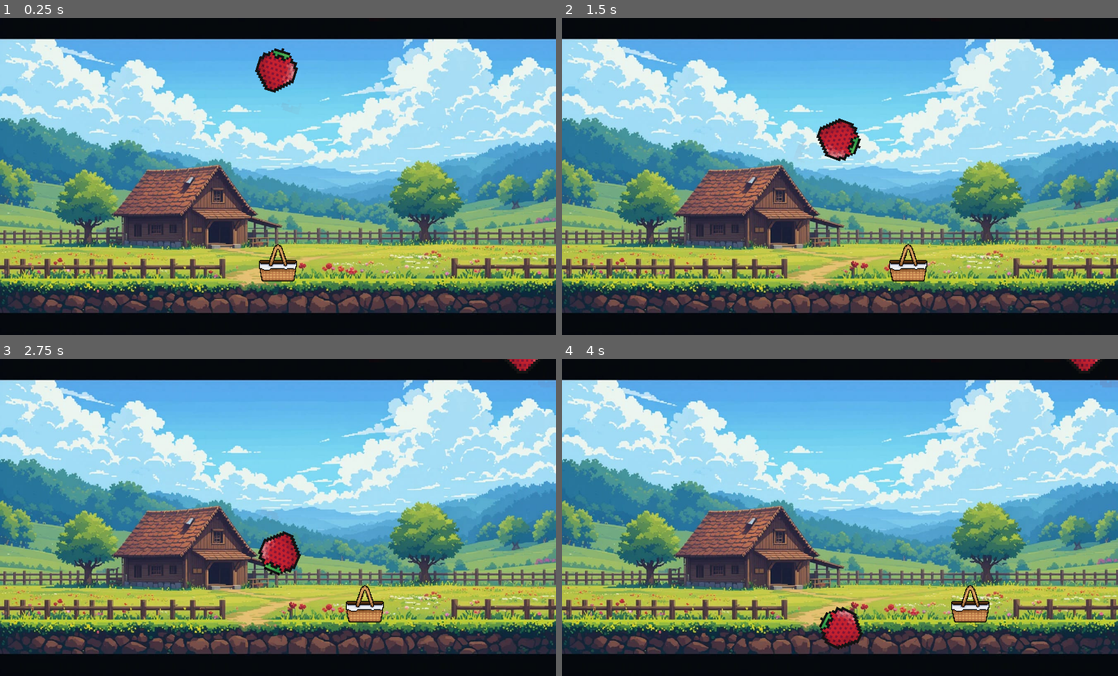
Above: before the commit, frames 1-4 (two rows, left to right).
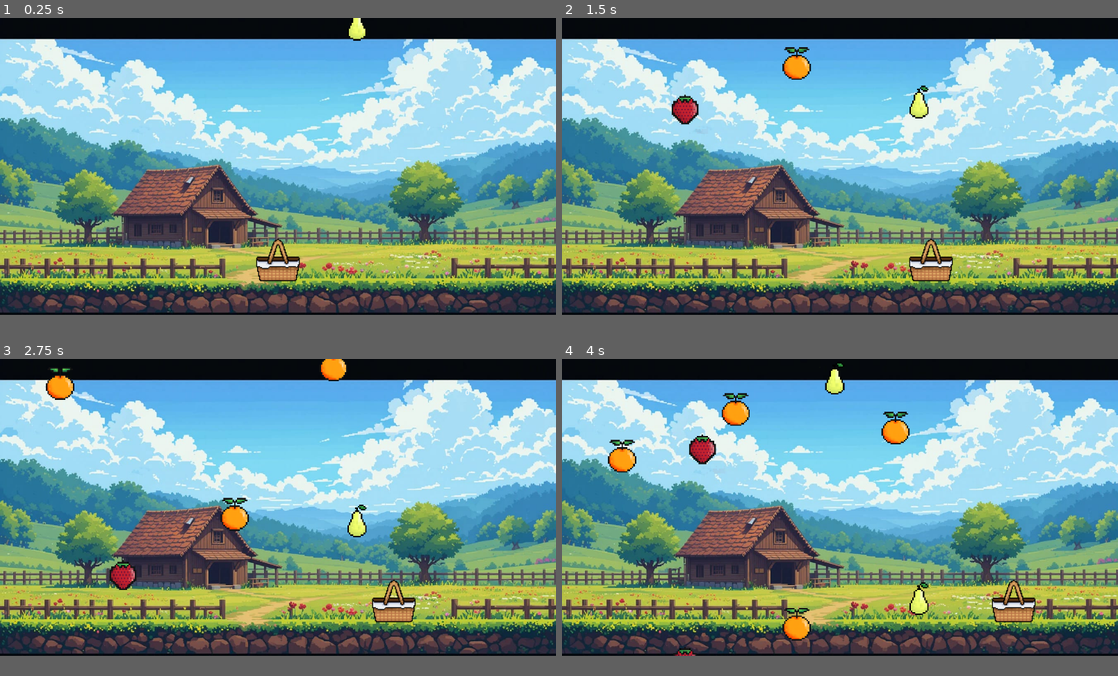
Above: after the commit, the same moments.

Repository: DevCadion/Projeto-Game-Collectors
Game: Godot game, scene res://scens/game.tscn
Two runs of this game, one before a commit and one after it. Both use one fixed random seed, a clock stepped at 60 frames per second and the inputs below. This scene is started directly instead of the project's main scene.
Inputs:
- Up to frame 1 (0.25 s): no input
- Up to frame 2 (1.5 s): hold D (direita) 0.53-1.28 s; hold A (esquerda) from 1.28 s (still down)
- Up to frame 3 (2.75 s): release A (esquerda) at 2.03 s; hold D (direita) from 2.03 s (still down)
- Up to frame 4 (4 s): release D (direita) at 3.53 s; hold A (esquerda) from 3.53 s (still down)
In our replay, the window is 800x457 before the commit and 800x428 after it. These sizes can differ from the game's own. Grey fills any space a smaller window leaves; there, only what the larger window draws over its background counts as a difference.

The runs differ from the first frame. In frame 1, 2.7% of the frame differs, in the area x 0-100%, y 0-93%; in frame 2, 3.9%; in frame 3, 4.7%; in frame 4, 5.7%, in the area x 0-100%, y 0-94%.

Commit message:
game in

Diff:
--- a/project.godot
+++ b/project.godot
@@ -17,7 +17,7 @@
 [display]
 
 window/size/viewport_width=1344
-window/size/viewport_height=768
+window/size/viewport_height=720
 
 [input]
 
@@ -29,6 +29,16 @@
 direita={
 "deadzone": 0.2,
 "events": [Object(InputEventKey,"resource_local_to_scene":false,"resource_name":"","device":-1,"window_id":0,"alt_press …(192 unchanged characters)…
+]
+}
+right={
+"deadzone": 0.2,
+"events": [null, Object(InputEventKey,"resource_local_to_scene":false,"resource_name":"","device":-1,"window_id":0,"alt_pressed":false,"shift_pressed":false,"ctrl_pressed":false,"meta_pressed":false,"pressed":false,"keycode":0,"physical_keycode":68,"key_label":0,"unicode":100,"location":0,"echo":false,"script":null)
+]
+}
+left={
+"deadzone": 0.2,
+"events": [Object(InputEventKey,"resource_local_to_scene":false,"resource_name":"","device":-1,"window_id":0,"alt_pressed":false,"shift_pressed":false,"ctrl_pressed":false,"meta_pressed":false,"pressed":false,"keycode":0,"physical_keycode":65,"key_label":0,"unicode":97,"location":0,"echo":false,"script":null)
 ]
 }
 
--- a/scens/game.tscn
+++ b/scens/game.tscn
@@ -1,15 +1,10 @@
-[gd_scene load_steps=7 format=3 uid="uid://o7p1mm6x1n1t"]
+[gd_scene load_steps=5 format=3 uid="uid://o7p1mm6x1n1t"]
 
 [ext_resource type="Texture2D" uid="uid://ct5ojkl3d0oaj" path="res://sprites/game.jpeg" id="1_7lg5d"]
 [ext_resource type="Script" uid="uid://b4wwdgeovmwtv" path="res://scripts/game.gd" id="1_ulfje"]
-[ext_resource type="PackedScene" uid="uid://cqt2qgswhqwpu" path="res://scens/player.tscn" id="3_xahwf"]
-[ext_resource type="PackedScene" uid="uid://dc0y3ndnxxu3y" path="res://scens/fruts.tscn" id="4_3an71"]
+[ext_resource type="PackedScene" uid="uid://devy2qvwgl5wa" path="res://scens/player.tscn" id="3_xahwf"]
 
-[sub_resource type="RectangleShape2D" id="RectangleShape2D_ulfje"]
-size = Vector2(1419.75, 144)
-
-[sub_resource type="RectangleShape2D" id="RectangleShape2D_xahwf"]
-size = Vector2(37.5, 604.188)
+[sub_resource type="Theme" id="Theme_xahwf"]
 
 [node name="Game" type="Node2D"]
 script = ExtResource("1_ulfje")
@@ -18,55 +13,19 @@
 texture = ExtResource("1_7lg5d")
 centered = false
 
-[node name="skay" type="Area2D" parent="."]
-collision_layer = 8
-collision_mask = 0
-
-[node name="CollisionShape2D" type="CollisionShape2D" parent="skay"]
-position = Vector2(672.25, -22)
-shape = SubResource("RectangleShape2D_ulfje")
-debug_color = Color(0.158364, 0.517952, 1, 0.42)
-
-[node name="full" type="Area2D" parent="."]
-collision_layer = 16
-collision_mask = 2
-
-[node name="CollisionShape2D" type="CollisionShape2D" parent="full"]
-position = Vector2(671.875, 726)
-shape = SubResource("RectangleShape2D_ulfje")
-debug_color = Color(0.977425, 0, 0.404218, 0.42)
-
-[node name="WallRith" type="StaticBody2D" parent="."]
-collision_layer = 4
-
-[node name="CollisionShape2D" type="CollisionShape2D" parent="WallRith"]
-position = Vector2(-19, 351.812)
-shape = SubResource("RectangleShape2D_xahwf")
-
-[node name="WallLaft" type="StaticBody2D" parent="."]
-collision_layer = 4
-
-[node name="CollisionShape2D" type="CollisionShape2D" parent="WallLaft"]
-position = Vector2(1363.25, 352.094)
-shape = SubResource("RectangleShape2D_xahwf")
-
-[node name="Player" parent="." instance=ExtResource("3_xahwf")]
-position = Vector2(672, 600)
-collision_mask = 6
-
 [node name="Positions" type="Node2D" parent="."]
 
 [node name="Pos-1" type="Marker2D" parent="Positions"]
 position = Vector2(769, -227)
 
 [node name="Pos-2" type="Marker2D" parent="Positions"]
-position = Vector2(347, -173)
+position = Vector2(372, -83)
 
 [node name="Pos-3" type="Marker2D" parent="Positions"]
 position = Vector2(608, -143)
 
 [node name="Pos-4" type="Marker2D" parent="Positions"]
-position = Vector2(131, -143)
+position = Vector2(165, -22)
 
 [node name="Pos-5" type="Marker2D" parent="Positions"]
 position = Vector2(448, -227)
@@ -84,13 +43,22 @@
 position = Vector2(852, -83)
 
 [node name="Pos-10" type="Marker2D" parent="Positions"]
-position = Vector2(244, -227)
+position = Vector2(257, -173)
 
-[node name="TimerSpaw" type="Timer" parent="."]
-wait_time = 0.5
-autostart = true
+[node name="player" parent="." instance=ExtResource("3_xahwf")]
+position = Vector2(672, 595)
 
-[node name="Fruts" parent="." instance=ExtResource("4_3an71")]
-position = Vector2(672, 91)
+[node name="score" type="RichTextLabel" parent="."]
+offset_left = 1125.0
+offset_top = 70.0
+offset_right = 1185.0
+offset_bottom = 110.0
+theme = SubResource("Theme_xahwf")
+text = "0"
+tab_size = 8
 
-[connection signal="timeout" from="TimerSpaw" to="." method="_on_timer_spaw_timeout"]
+[node name="ColorRect" type="ColorRect" parent="."]
+offset_top = 722.0
+offset_right = 1344.0
+offset_bottom = 762.0
+color = Color(0, 0, 0, 1)
--- /dev/null
+++ b/scens/grape.tscn
@@ -0,0 +1,30 @@
+[gd_scene load_steps=4 format=3 uid="uid://otixm5ggjuf2"]
+
+[ext_resource type="Script" uid="uid://dx03b4yvboj3" path="res://scripts/grape.gd" id="1_8iu72"]
+[ext_resource type="Texture2D" uid="uid://delfb514kal2g" path="res://sprites/frutas/grape.png" id="2_8iu72"]
+
+[sub_resource type="CapsuleShape2D" id="CapsuleShape2D_0u1sk"]
+radius = 27.0
+height = 84.0
+
+[node name="grape" type="Area2D" groups=["frutas"]]
+collision_layer = 2
+collision_mask = 17
+script = ExtResource("1_8iu72")
+
+[node name="Sprite2D" type="Sprite2D" parent="."]
+scale = Vector2(0.1, 0.1)
+texture = ExtResource("2_8iu72")
+
+[node name="CollisionShape2D" type="CollisionShape2D" parent="."]
+shape = SubResource("CapsuleShape2D_0u1sk")
+debug_color = Color(0.65309, 0.512769, 0.213187, 0.42)
+
+[node name="VisibleOnScreenEnabler2D" type="VisibleOnScreenEnabler2D" parent="."]
+
+[node name="TimerDelete" type="Timer" parent="."]
+wait_time = 100.0
+
+[connection signal="area_entered" from="." to="." method="_on_grape_area_entered"]
+[connection signal="screen_exited" from="VisibleOnScreenEnabler2D" to="." method="_on_visible_on_screen_enabler_2d_screen_exited"]
+[connection signal="timeout" from="TimerDelete" to="." method="_on_timer_delete_timeout"]
--- /dev/null
+++ b/scens/morango.tscn
@@ -0,0 +1,29 @@
+[gd_scene load_steps=4 format=3 uid="uid://dc0y3ndnxxu3y"]
+
+[ext_resource type="Script" uid="uid://dvrivldv2g53n" path="res://scripts/morango.gd" id="1_28ske"]
+[ext_resource type="Texture2D" uid="uid://dilamt2sfppog" path="res://sprites/frutas/strawberry.png" id="1_cbxxw"]
+
+[sub_resource type="CapsuleShape2D" id="CapsuleShape2D_0u1sk"]
+radius = 27.0
+height = 84.0
+
+[node name="morango" type="Area2D" groups=["frutas"]]
+collision_layer = 2
+collision_mask = 17
+script = ExtResource("1_28ske")
+
+[node name="Sprite2D" type="Sprite2D" parent="."]
+scale = Vector2(0.1, 0.1)
+texture = ExtResource("1_cbxxw")
+
+[node name="CollisionShape2D" type="CollisionShape2D" parent="."]
+shape = SubResource("CapsuleShape2D_0u1sk")
+debug_color = Color(0.65309, 0.512769, 0.213187, 0.42)
+
+[node name="VisibleOnScreenEnabler2D" type="VisibleOnScreenEnabler2D" parent="."]
+
+[node name="TimerDelete" type="Timer" parent="."]
+wait_time = 100.0
+
+[connection signal="screen_exited" from="VisibleOnScreenEnabler2D" to="." method="_on_visible_on_screen_enabler_2d_screen_exited"]
+[connection signal="timeout" from="TimerDelete" to="." method="_on_timer_delete_timeout"]
--- /dev/null
+++ b/scens/orange.tscn
@@ -0,0 +1,30 @@
+[gd_scene load_steps=4 format=3 uid="uid://c3d17emqqneyy"]
+
+[ext_resource type="Script" uid="uid://dynglxlptt6i4" path="res://scripts/orange.gd" id="1_5thdb"]
+[ext_resource type="Texture2D" uid="uid://dd2vmluhtqk8k" path="res://sprites/frutas/orange.png" id="2_5thdb"]
+
+[sub_resource type="CapsuleShape2D" id="CapsuleShape2D_0u1sk"]
+radius = 27.0
+height = 84.0
+
+[node name="orange" type="Area2D" groups=["frutas"]]
+collision_layer = 2
+collision_mask = 17
+script = ExtResource("1_5thdb")
+
+[node name="Sprite2D" type="Sprite2D" parent="."]
+scale = Vector2(0.1, 0.1)
+texture = ExtResource("2_5thdb")
+
+[node name="CollisionShape2D" type="CollisionShape2D" parent="."]
+shape = SubResource("CapsuleShape2D_0u1sk")
+debug_color = Color(0.65309, 0.512769, 0.213187, 0.42)
+
+[node name="VisibleOnScreenEnabler2D" type="VisibleOnScreenEnabler2D" parent="."]
+
+[node name="TimerDelete" type="Timer" parent="."]
+wait_time = 100.0
+
+[connection signal="area_entered" from="." to="." method="_on_orange_area_entered"]
+[connection signal="screen_exited" from="VisibleOnScreenEnabler2D" to="." method="_on_visible_on_screen_enabler_2d_screen_exited"]
+[connection signal="timeout" from="TimerDelete" to="." method="_on_timer_delete_timeout"]
--- a/scens/fruts.tscn
+++ b/scens/pear.tscn
@@ -1,20 +1,20 @@
-[gd_scene load_steps=4 format=3 uid="uid://dc0y3ndnxxu3y"]
+[gd_scene load_steps=4 format=3 uid="uid://bdi7y6o3pj3f2"]
 
-[ext_resource type="Script" uid="uid://iplikf6gyx4g" path="res://scripts/fruts.gd" id="1_0u1sk"]
-[ext_resource type="Texture2D" uid="uid://dilamt2sfppog" path="res://sprites/frutas/strawberry.png" id="1_cbxxw"]
+[ext_resource type="Script" uid="uid://but4hkkhvmel3" path="res://scripts/pear.gd" id="1_id5o0"]
+[ext_resource type="Texture2D" uid="uid://devxbt82ynshl" path="res://sprites/frutas/pear.png" id="2_id5o0"]
 
 [sub_resource type="CapsuleShape2D" id="CapsuleShape2D_0u1sk"]
 radius = 27.0
 height = 84.0
 
-[node name="Fruts" type="Area2D"]
+[node name="Pear" type="Area2D" groups=["frutas"]]
 collision_layer = 2
 collision_mask = 17
-script = ExtResource("1_0u1sk")
+script = ExtResource("1_id5o0")
 
 [node name="Sprite2D" type="Sprite2D" parent="."]
-scale = Vector2(0.15, 0.15)
-texture = ExtResource("1_cbxxw")
+scale = Vector2(0.1, 0.1)
+texture = ExtResource("2_id5o0")
 
 [node name="CollisionShape2D" type="CollisionShape2D" parent="."]
 shape = SubResource("CapsuleShape2D_0u1sk")
@@ -25,5 +25,6 @@
 [node name="TimerDelete" type="Timer" parent="."]
 wait_time = 100.0
 
+[connection signal="area_entered" from="." to="." method="_on_pear_area_entered"]
 [connection signal="screen_exited" from="VisibleOnScreenEnabler2D" to="." method="_on_visible_on_screen_enabler_2d_screen_exited"]
 [connection signal="timeout" from="TimerDelete" to="." method="_on_timer_delete_timeout"]
--- /dev/null
+++ b/scens/pineapple.tscn
@@ -0,0 +1,30 @@
+[gd_scene load_steps=4 format=3 uid="uid://dihqs6s5gkqk8"]
+
+[ext_resource type="Script" uid="uid://bgrpswrl4veid" path="res://scripts/pineapple.gd" id="1_2wubi"]
+[ext_resource type="Texture2D" uid="uid://dd2vmluhtqk8k" path="res://sprites/frutas/orange.png" id="2_eloku"]
+
+[sub_resource type="CapsuleShape2D" id="CapsuleShape2D_0u1sk"]
+radius = 27.0
+height = 84.0
+
+[node name="pineapple" type="Area2D" groups=["frutas"]]
+collision_layer = 2
+collision_mask = 17
+script = ExtResource("1_2wubi")
+
+[node name="Sprite2D" type="Sprite2D" parent="."]
+scale = Vector2(0.1, 0.1)
+texture = ExtResource("2_eloku")
+
+[node name="CollisionShape2D" type="CollisionShape2D" parent="."]
+shape = SubResource("CapsuleShape2D_0u1sk")
+debug_color = Color(0.65309, 0.512769, 0.213187, 0.42)
+
+[node name="VisibleOnScreenEnabler2D" type="VisibleOnScreenEnabler2D" parent="."]
+
+[node name="TimerDelete" type="Timer" parent="."]
+wait_time = 100.0
+
+[connection signal="area_entered" from="." to="." method="_on_pineapple_area_entered"]
+[connection signal="screen_exited" from="VisibleOnScreenEnabler2D" to="." method="_on_visible_on_screen_enabler_2d_screen_exited"]
+[connection signal="timeout" from="TimerDelete" to="." method="_on_timer_delete_timeout"]
--- a/scens/player.tscn
+++ b/scens/player.tscn
@@ -1,17 +1,17 @@
-[gd_scene load_steps=4 format=3 uid="uid://cqt2qgswhqwpu"]
+[gd_scene load_steps=3 format=3 uid="uid://devy2qvwgl5wa"]
 
-[ext_resource type="Texture2D" uid="uid://csk55xnjmhry8" path="res://sprites/player.png" id="1_0sssh"]
-[ext_resource type="Script" uid="uid://cinteb1ma5yco" path="res://scripts/player.gd" id="1_6nulb"]
+[ext_resource type="Texture2D" uid="uid://csk55xnjmhry8" path="res://sprites/player.png" id="1_4flbx"]
 
-[sub_resource type="RectangleShape2D" id="RectangleShape2D_6nulb"]
-size = Vector2(92, 52.5)
+[sub_resource type="RectangleShape2D" id="RectangleShape2D_4flbx"]
+size = Vector2(49, 30)
 
-[node name="Player" type="CharacterBody2D"]
-script = ExtResource("1_6nulb")
+[node name="player" type="Area2D"]
+scale = Vector2(2, 2)
 
-[node name="CollisionShape2D" type="CollisionShape2D" parent="."]
-position = Vector2(0, 11.75)
-shape = SubResource("RectangleShape2D_6nulb")
+[node name="sprite" type="Sprite2D" parent="."]
+scale = Vector2(0.570312, 0.570312)
+texture = ExtResource("1_4flbx")
 
-[node name="Sprite2D" type="Sprite2D" parent="."]
-texture = ExtResource("1_0sssh")
+[node name="shape" type="CollisionShape2D" parent="."]
+position = Vector2(-0.5, 5)
+shape = SubResource("RectangleShape2D_4flbx")
--- a/scripts/fruts.gd
+++ /dev/null
@@ -1,17 +0,0 @@
-extends Area2D
-
-@export var speed = 140
-@export var rotation_speed = 1.3
-@onready var timer_delete = $TimerDelete
-
-func _process(delta):
-	global_position.y += speed * delta
-	rotation += rotation_speed * delta
-
-
-func _on_visible_on_screen_enabler_2d_screen_exited() -> void:
-	print("saiu mano")
-	timer_delete.start()
-
-func _on_timer_delete_timeout() -> void:
-	queue_free()
--- a/scripts/game.gd
+++ b/scripts/game.gd
@@ -1,33 +1,66 @@
 extends Node2D
 
-var fruit_scene = preload("res://scens/fruts.tscn")
-@onready var positions = $Positions
-var last_position
+var pl_speed = 400
 
-var game_started = false # Nova variável para saber se o jogo começou
+var score = 0
 
-func _ready() -> void:
-	game_started = true # Marca que o jogo já começou (você pode controlar isso melhor depois se quiser)
-	spawn_fruit() # Spawn inicial
 
-func _on_timer_spaw_timeout() -> void:
-	spawn_fruit()
+@onready var morango = preload("res://scens/morango.tscn")
+@onready var grape = preload("res://scens/grape.tscn")
+@onready var orange = preload("res://scens/orange.tscn")
+@onready var pear = preload("res://scens/pear.tscn")
+@onready var pineapple = preload("res://scens/pineapple.tscn")
 
-func spawn_fruit():
-	if not game_started:
-		return # Se o jogo não começou, não faz nada
+@onready var fruits = [morango, grape, orange, pear, pineapple];
 
-	var positions_list = positions.get_children()
-	if positions_list.is_empty():
-		print("Nenhuma posição disponível para spawnar frutas.")
-		return
+var min_speed = 100
+var max_speed = 250
 
-	var spawn_position = positions_list.pick_random()
+var fruits_inst
 
-	if spawn_position != last_position:
-		var fruit_instance = fruit_scene.instantiate()
-		fruit_instance.global_position = spawn_position.global_position
-		add_child(fruit_instance)
-		last_position = spawn_position
-	else:
-		spawn_fruit() # Só tenta spawnar de novo se caiu na mesma posição
+var timer = 0
+var more_fruits = 50
+var timer_vel = 0
+
+
+func _ready():
+	randomize()
+	pass
+
+func _physics_process(delta):
+	move_player(delta)
+
+	timer += delta
+	if timer >= randi() %more_fruits:
+		fruits_spawn()
+		timer = 0
+	level_inc(delta)
+
+	$score.text = str(score)
+
+
+
+func move_player(delta):
+	var direction = Input.get_action_strength("right") - Input.get_action_strength("left")
+	if direction != 0:
+		$player.position.x += direction * pl_speed * delta
+	$player.position.x = clamp($player.position.x, 50, 1290)
+
+
+func fruits_spawn():
+	var fruits_rnd = fruits[randi() %5]
+	fruits_inst = fruits_rnd.instantiate()
+	fruits_inst.position = Vector2(randf_range(30, 1100),-10)
+	fruits_inst.speed = randi_range(min_speed, max_speed)
+	add_child(fruits_inst, true)
+	pass
+
+func level_inc(delta):
+	timer_vel += delta
+	if timer_vel >= 10:
+		min_speed += 30
+		max_speed += 10
+		more_fruits -= 5
+		if more_fruits <= 2:
+			more_fruits = 2
+		timer_vel = 0
--- /dev/null
+++ b/scripts/grape.gd
@@ -0,0 +1,16 @@
+extends Area2D
+
+@export var speed = 200
+
+func _physics_process(delta):
+	self.position.y += speed * delta
+
+	if self.position.y >= 768:
+		queue_free()
+
+
+func _on_grape_area_entered(area: Area2D) -> void:
+	if area.name == "player":
+		get_parent().score -=3
+		queue_free()
+	pass # Replace with function body.
--- /dev/null
+++ b/scripts/morango.gd
@@ -0,0 +1,16 @@
+extends Area2D
+
+
+@export var speed = 200
+
+func _physics_process(delta):
+	self.position.y += speed * delta
+
+	if self.position.y >= 768:
+		queue_free()
+
+func _on_morango_area_entered(area: Area2D) -> void:
+	if area.name == "player":
+		get_parent().score +=1
+		queue_free()
+	pass # Replace with function body.
--- /dev/null
+++ b/scripts/orange.gd
@@ -0,0 +1,16 @@
+extends Area2D
+
+@export var speed = 200
+
+func _physics_process(delta):
+	self.position.y += speed * delta
+
+	if self.position.y >= 768:
+		queue_free()
+
+
+func _on_orange_area_entered(area: Area2D) -> void:
+	if area.name == "player":
+		get_parent().score +=1
+		queue_free()
+	pass # Replace with function body.
--- /dev/null
+++ b/scripts/pear.gd
@@ -0,0 +1,16 @@
+extends Area2D
+
+@export var speed = 200
+
+func _physics_process(delta):
+	self.position.y += speed * delta
+
+	if self.position.y >= 768:
+		queue_free()
+
+
+func _on_pear_area_entered(area: Area2D) -> void:
+	if area.name == "player":
+		get_parent().score +=1
+		queue_free()
+	pass # Replace with function body.
--- /dev/null
+++ b/scripts/pineapple.gd
@@ -0,0 +1,16 @@
+extends Area2D
+
+@export var speed = 200
+
+func _physics_process(delta):
+	self.position.y += speed * delta
+	if self.position.y >= 768:
+		queue_free()
+
+
+func _on_pineapple_area_entered(area: Area2D) -> void:
+	if area.name == "player":
+		get_parent().score +=1
+		queue_free()
+
+	pass # Replace with function body.
--- a/scripts/player.gd
+++ /dev/null
@@ -1,15 +0,0 @@
-extends CharacterBody2D
-
-var speed = 300
-
-func _physics_process(delta):
-	var direction = 0
-
-	if Input.is_action_pressed("ui_left") or Input.is_action_pressed("esquerda"):
-		direction -= 1
-	if Input.is_action_pressed("ui_right") or Input.is_action_pressed("direita"):
-		direction += 1
-
-	velocity.x = direction * speed
-
-	move_and_collide(velocity * delta);
Not shown: 1 places in scens/title_screen.tscn that only renumber resources
Not shown, removed: scripts/fruts.gd.uid
Not shown, added: scripts/grape.gd.uid
Not shown, added: scripts/morango.gd.uid
Not shown, added: scripts/orange.gd.uid
Not shown, added: scripts/pear.gd.uid
Not shown, added: scripts/pineapple.gd.uid
Not shown, removed: scripts/player.gd.uid
